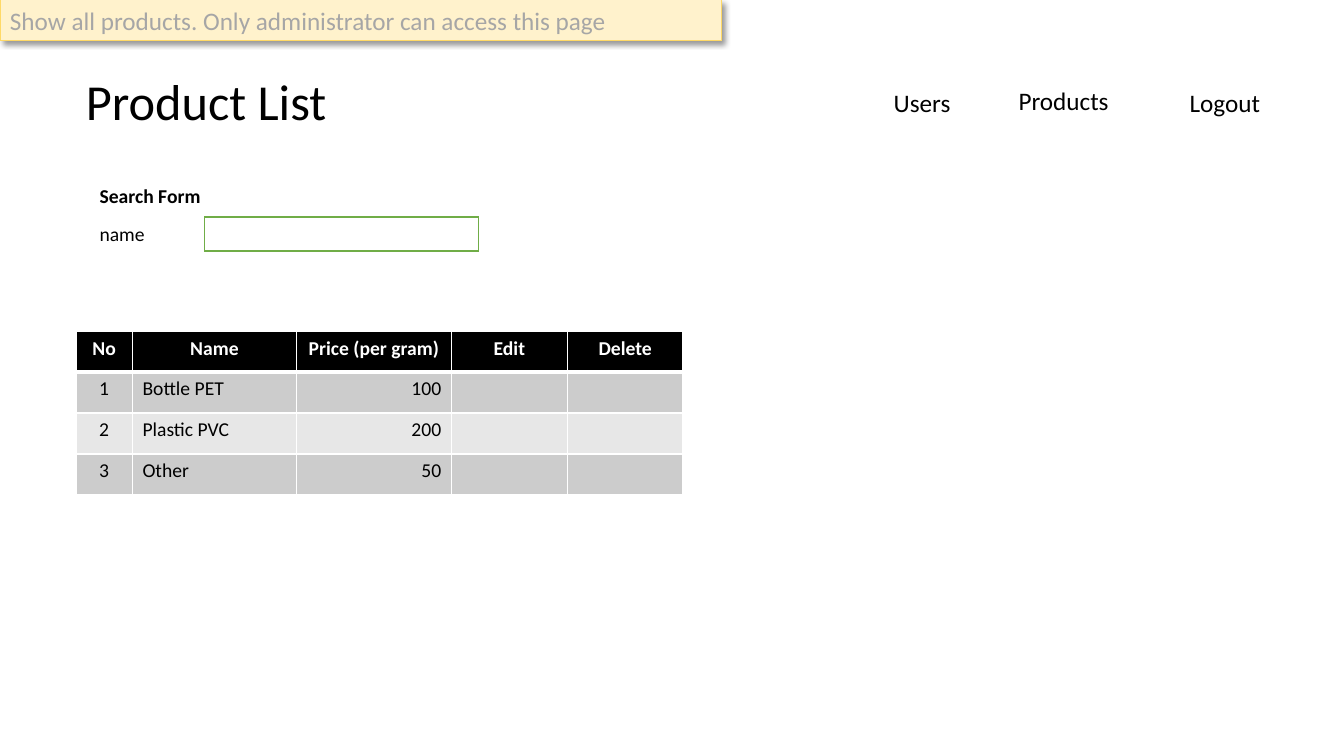
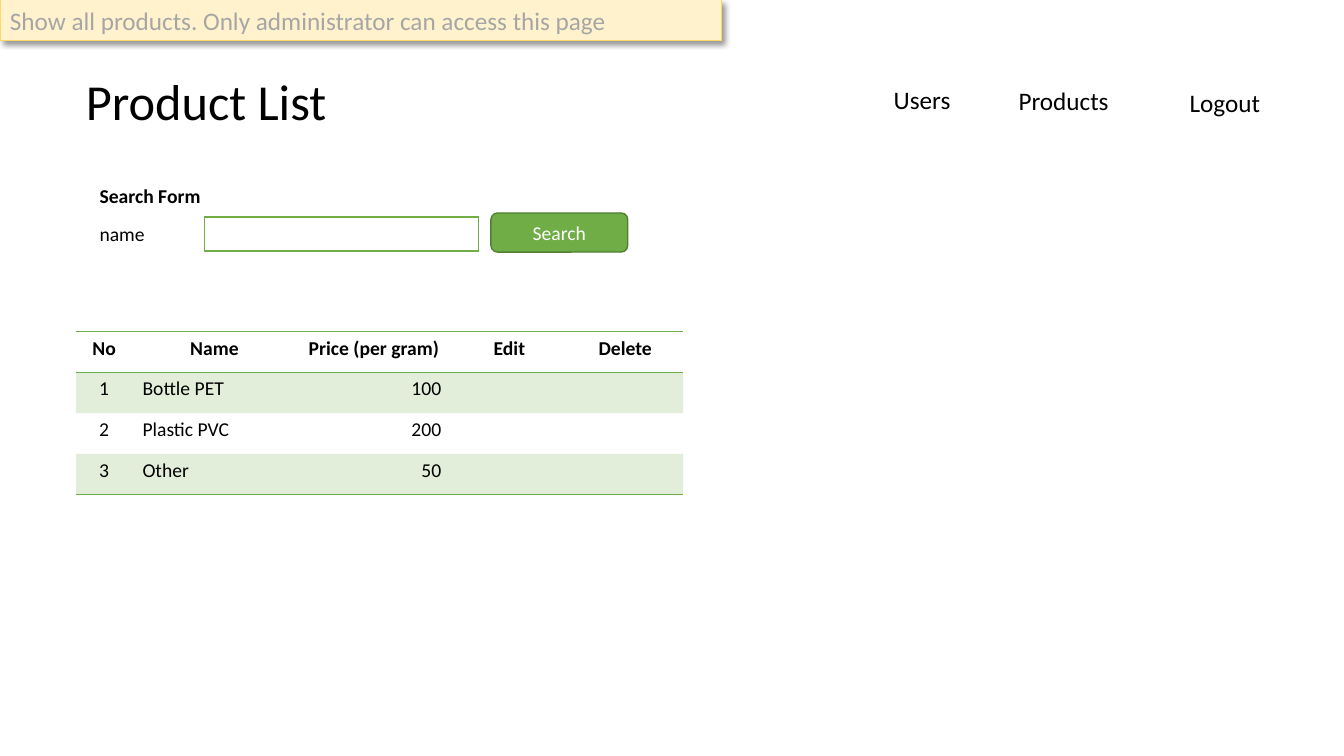
Before and after one commit to firmansubhi/node_tutor, a slide deck: slide 4 of Administrator pages.pptx. Drawn at 1344x756 pixels with LibreOffice and Linux fonts; fonts in the diff are those of the drawing; background and template pictures are left out. Boxes give left, top, right and bottom in pixels: in the first picture for what was removed or moved away, otherwise in the second. Text is boxed around its words. In the diff, an @@ line names an element or a change of style, - is before the commit and + after.

```diff
--- a/Administrator pages.pptx
+++ b/Administrator pages.pptx
@@ rounded rectangle added at <box>491,213,628,252</box>, fill #70AD47, outline #538035 1 pt, 14 pt, text #FFFFFF @@
+Search
@@ table at <box>76,332,684,495</box> @@
@@ fill #000000 to none in row 1 @@
@@ fill #CCCCCC to #70AD47 at 20% opacity in 10 cells @@
@@ fill #E7E7E7 to none in 3 cells @@
@@ text colour #FFFFFF to #000000 in "No", "Name", "Price (per gram)", "Edit" and 1 more places @@
@@ borders changed @@
```
Also in this commit, not shown: 4 other slides changed, 5 slides added, 2 other files.
